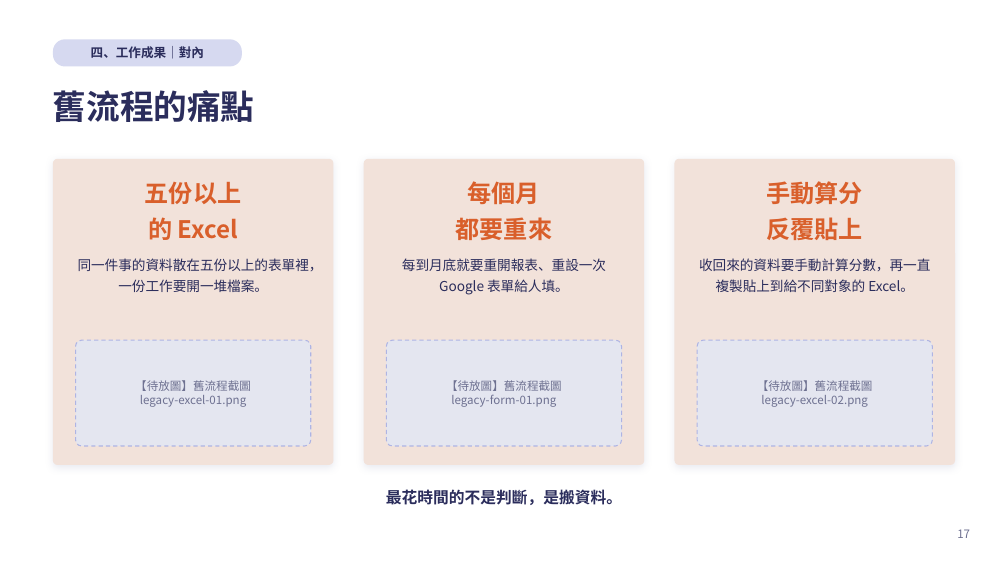
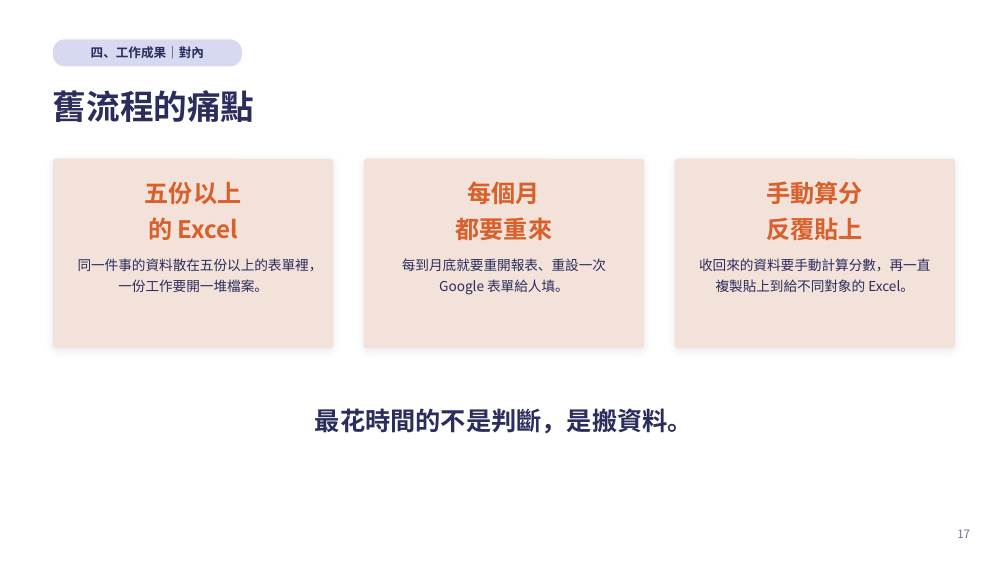
Before and after one commit to kirihuang-bit/freshman-report, a slide deck: slide 17 of 黃家朗新人報告.pptx. Drawn at 1008x567 pixels with LibreOffice and Linux fonts; fonts in the diff are those of the drawing. Boxes give left, top, right and bottom in pixels: in the first picture for what was removed or moved away, otherwise in the second. Text is boxed around its words. In the diff, an @@ line names an element or a change of style, - is before the commit and + after.

```diff
--- a/黃家朗新人報告.pptx
+++ b/黃家朗新人報告.pptx
@@ rounded rectangle resized from (x1=53, y1=159, x2=333, y2=465) to (x1=53, y1=159, x2=333, y2=348) @@
@@ rounded rectangle resized from (x1=364, y1=159, x2=644, y2=465) to (x1=364, y1=159, x2=644, y2=348) @@
@@ rounded rectangle resized from (x1=675, y1=159, x2=955, y2=465) to (x1=675, y1=159, x2=955, y2=348) @@
@@ rounded rectangle removed at (x1=76, y1=340, x2=311, y2=446) @@
@@ rounded rectangle removed at (x1=386, y1=340, x2=622, y2=446) @@
@@ rounded rectangle removed at (x1=697, y1=340, x2=932, y2=446) @@
@@ text removed at (x1=135, y1=380, x2=251, y2=407) @@
-【待放圖】舊流程截圖
-legacy-excel-01.png
@@ text removed at (x1=446, y1=380, x2=562, y2=407) @@
-【待放圖】舊流程截圖
-legacy-form-01.png
@@ text removed at (x1=757, y1=380, x2=873, y2=407) @@
-【待放圖】舊流程截圖
-legacy-excel-02.png
@@ text "最花時間的不是判斷，是搬資料。" moved from (x1=386, y1=489, x2=622, y2=505) to (x1=315, y1=408, x2=693, y2=434) @@
@@ text "最花時間的不是判斷，是搬資料。" at (x1=315, y1=408, x2=693, y2=434): size 15 to 24 pt @@
```
Also in this commit, not shown: 5 other slides changed, 5 slides added, 7 slides removed, 1 other file.
